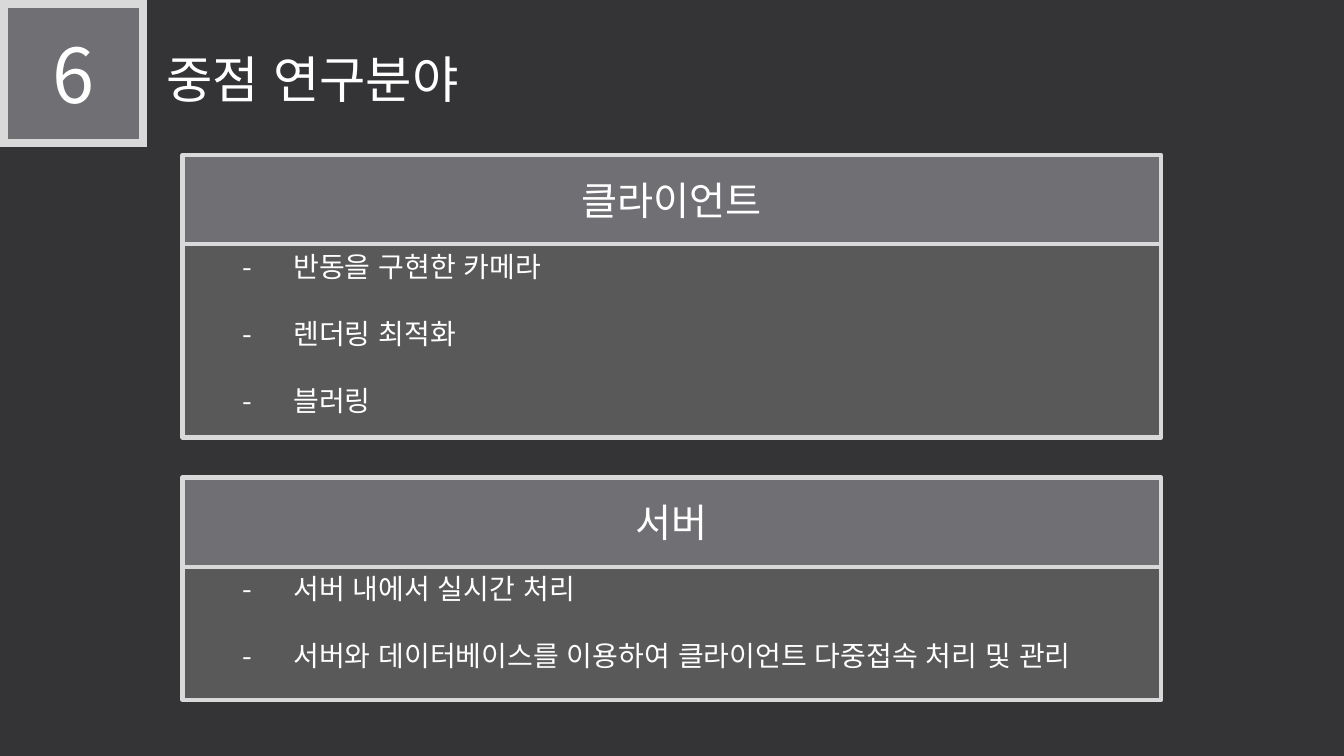
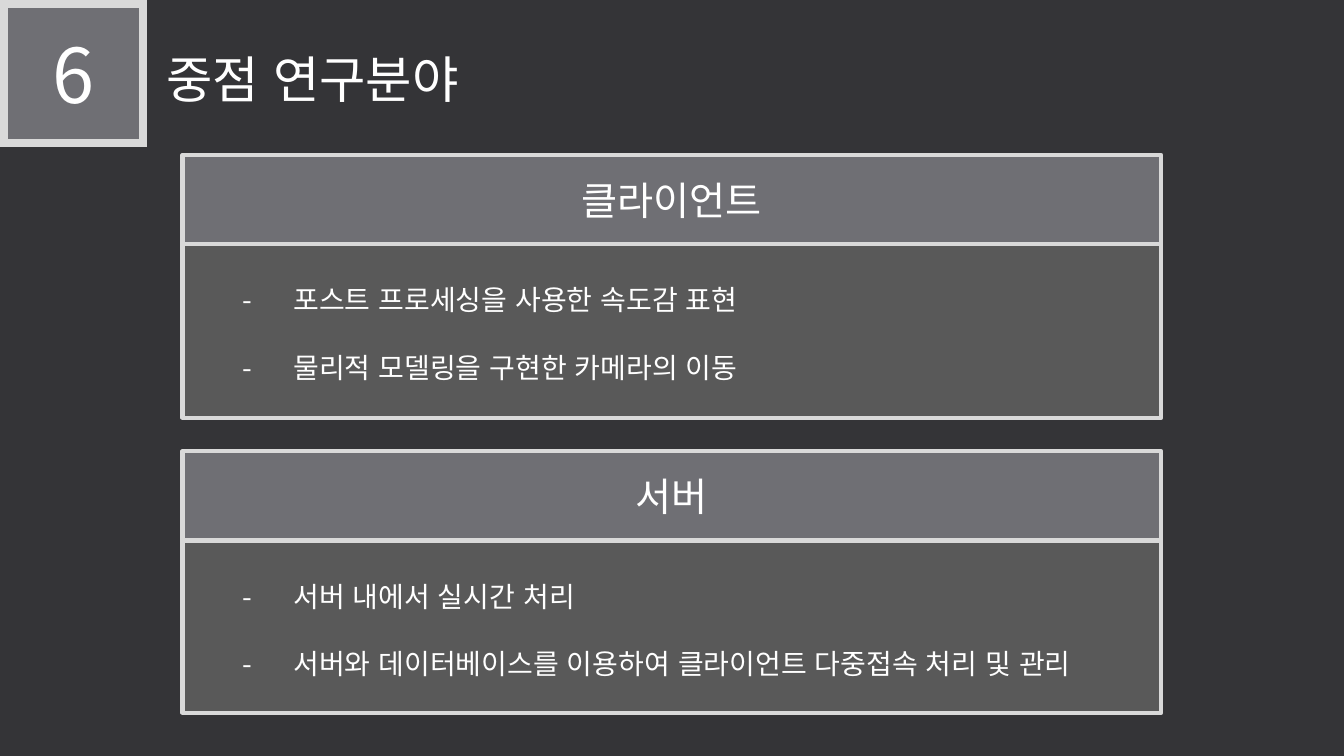
Before and after one commit to LEGO0937/Our_Project, a slide deck: slide 13 of 기획단계/졸작 제안서_최종수정중.pptx. Drawn at 1344x756 pixels with LibreOffice and Linux fonts; fonts in the diff are those of the drawing. Boxes give left, top, right and bottom in pixels: in the first picture for what was removed or moved away, otherwise in the second. Text is boxed around its words. In the diff, an @@ line names an element or a change of style, - is before the commit and + after.

```diff
--- a/기획단계/졸작 제안서_최종수정중.pptx
+++ b/기획단계/졸작 제안서_최종수정중.pptx
@@ rectangle "- 포스트 프로세싱을 사용한 속도감 ...": place and size @@
-rectangle "- 포스트 프로세싱을 사용한 속도감 ..." at [182,244,1162,438]
+rectangle "- 포스트 프로세싱을 사용한 속도감 ..." at [182,244,1162,417]
@@ text in rectangle at [293,287,738,380]: text changed @@
-- 반동을 구현한 카메라
-- 렌더링 최적화
-- 블러링
+- 포스트 프로세싱을 사용한 속도감 표현
+- 물리적 모델링을 구현한 카메라의 이동
@@ rectangle "서버": place and size @@
-rectangle "서버" at [182,478,1162,568]
+rectangle "서버" at [182,452,1162,541]
@@ rectangle "- 서버 내에서 실시간 처리": place and size @@
-rectangle "- 서버 내에서 실시간 처리" at [182,567,1162,700]
+rectangle "- 서버 내에서 실시간 처리" at [182,540,1162,713]
```
Also in this commit, not shown: 2 other slides changed, 3 other files.
